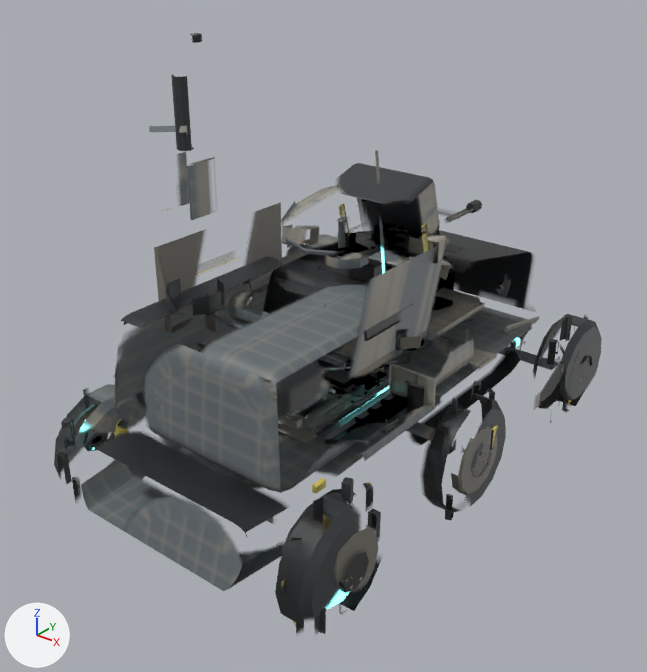
Before and after pictures for a commit that changed the FBX model unity/RogueCommandAssetAuthoring/Assets/RogueCommandExpansionSample/Models/CommandRelay_Atlas.fbx.
Rendered twice from a 50 mm camera at (3.39, -4.68, 3.81) aimed at (-0.05, -0.38, 1.14). The axes (+X, +Y, +Z) are drawn at lower left. The lights are the same throughout. The first picture is the older version. Vertices at exactly the same position are counted once.

Before the edit, the objects in view are built like this:
```python
me_commandrelay_unifiedmesh_data_001 = bpy.data.meshes.new('CommandRelay_UnifiedMesh_Data.001')
me_commandrelay_unifiedmesh_data_001.from_pydata(...)  # 10969 vertices, 11333 faces; spans x -1.17..1.17, y -2.05..1.86, z 0.02..3.18
me_commandrelay_unifiedmesh_data_001.materials.append(mat_commandrelay_material_atlas)
ob_commandrelay_unifiedmesh = bpy.data.objects.new('CommandRelay_UnifiedMesh', me_commandrelay_unifiedmesh_data_001)
ob_commandrelay_unifiedmesh.location = (0.0, 0.0, 0.0)
```
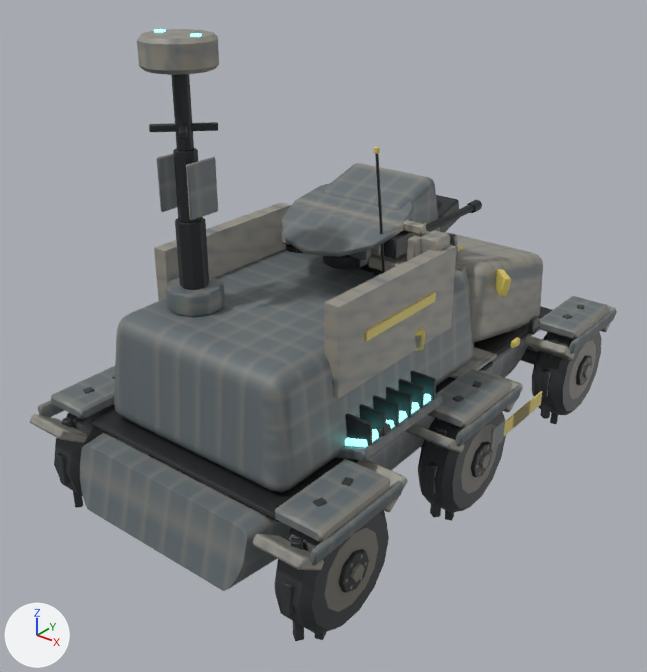
Pixel boxes (x1, y1, x2, y2) of what changed, in the pictures (647 x 672 px):
'CommandRelay_UnifiedMesh', reshaped (7% wider): before (54, 33, 602, 634); after (30, 29, 617, 641)
part 1 of me_commandrelay_unifiedmesh_data_001, added: after (528, 316, 540, 332)
part 2 of me_commandrelay_unifiedmesh_data_001, added: after (527, 327, 540, 335)
part 3 of me_commandrelay_unifiedmesh_data_001, added: after (377, 423, 391, 437)
part 4 of me_commandrelay_unifiedmesh_data_001, rebuilt (not visible afterwards): before (275, 278, 358, 359)
part 5 of me_commandrelay_unifiedmesh_data_001, built on: before (263, 236, 485, 380); after (30, 232, 617, 571)
part 6 of me_commandrelay_unifiedmesh_data_001, surface changed: before (55, 33, 600, 634); after (55, 29, 600, 641)

Diff of the bpy script that builds the scene:
```diff
--- a/unity/RogueCommandAssetAuthoring/Assets/RogueCommandExpansionSample/Models/CommandRelay_Atlas.fbx.py
+++ b/unity/RogueCommandAssetAuthoring/Assets/RogueCommandExpansionSample/Models/CommandRelay_Atlas.fbx.py
@@ me_commandrelay_unifiedmesh_data_001 @@
 # used by ob_commandrelay_unifiedmesh; location = (0.0, 0.0, 0.0)
-me_commandrelay_unifiedmesh_data_001.from_pydata(...)  # 10969 vertices, 11333 faces; spans x -1.17..1.17, y -2.05..1.86, z 0.02..3.18
+me_commandrelay_unifiedmesh_data_001.from_pydata(...)  # 12341 vertices, 12771 faces; spans x -1.17..1.17, y -2.05..1.93, z 0.02..3.18
+# me_commandrelay_unifiedmesh_data_001 part 1: the loose piece of 60 vertices spanning x 0.2..0.36, y -0.52..-0.36, z 1.02..1.06 is copied, and the copy is turned 90 degrees about the y axis through its middle and scaled by 0.74, then moved by (0.58, 1.4, -0.04); it spans x 0.85..0.88, y 0.9..1.02, z 0.94..1.06
+# me_commandrelay_unifiedmesh_data_001 part 2: the loose piece of 24 vertices spanning x 0.8..0.83, y 0.73..0.83, z 0.88..0.93 is copied, and the copy is scaled about its middle by (1.71, 1.15, 0.529), then moved by (0.05, 0.18, 0.05); it spans x 0.84..0.89, y 0.91..1.01, z 0.94..0.97
+# me_commandrelay_unifiedmesh_data_001 part 3: the loose piece of 60 vertices spanning x 0.23..0.26, y -0.94..-0.71, z 1.31..1.53 is copied, and the copy is scaled about its middle by (0.839, 0.543, 0.543), then moved by (0.62, -0.14, -0.42); it spans x 0.85..0.88, y -1.02..-0.9, z 0.94..1.06
+# me_commandrelay_unifiedmesh_data_001 part 4: the loose piece of 152 vertices spanning x -0.49..0.49, y -0.62..-0.05, z 1.17..1.47 is rebuilt with 56 vertices and now spans x -0.45..0.45, y -0.61..-0.09, z 1.22..1.5
+# me_commandrelay_unifiedmesh_data_001 part 5: 2 vertices moved within x -0.55..0.55, y -0.43, z 1.15; 152 vertices removed from x -0.59..0.59, y -0.44..0.74, z 1.12..1.52; 1152 vertices added at x -1.16..1.16, y -2.03..1.93, z 0.2..1.65
+# me_commandrelay_unifiedmesh_data_001 part 6: 10768 kept faces spanning x -1.17..1.17, y -2.05..1.86, z 0.02..3.18 get new texture (UV) coordinates
+# other edits to the shape of me_commandrelay_unifiedmesh_data_001 do not show in these pictures
 me_commandrelay_unifiedmesh_data_001.materials.append(mat_commandrelay_material_atlas)
```
